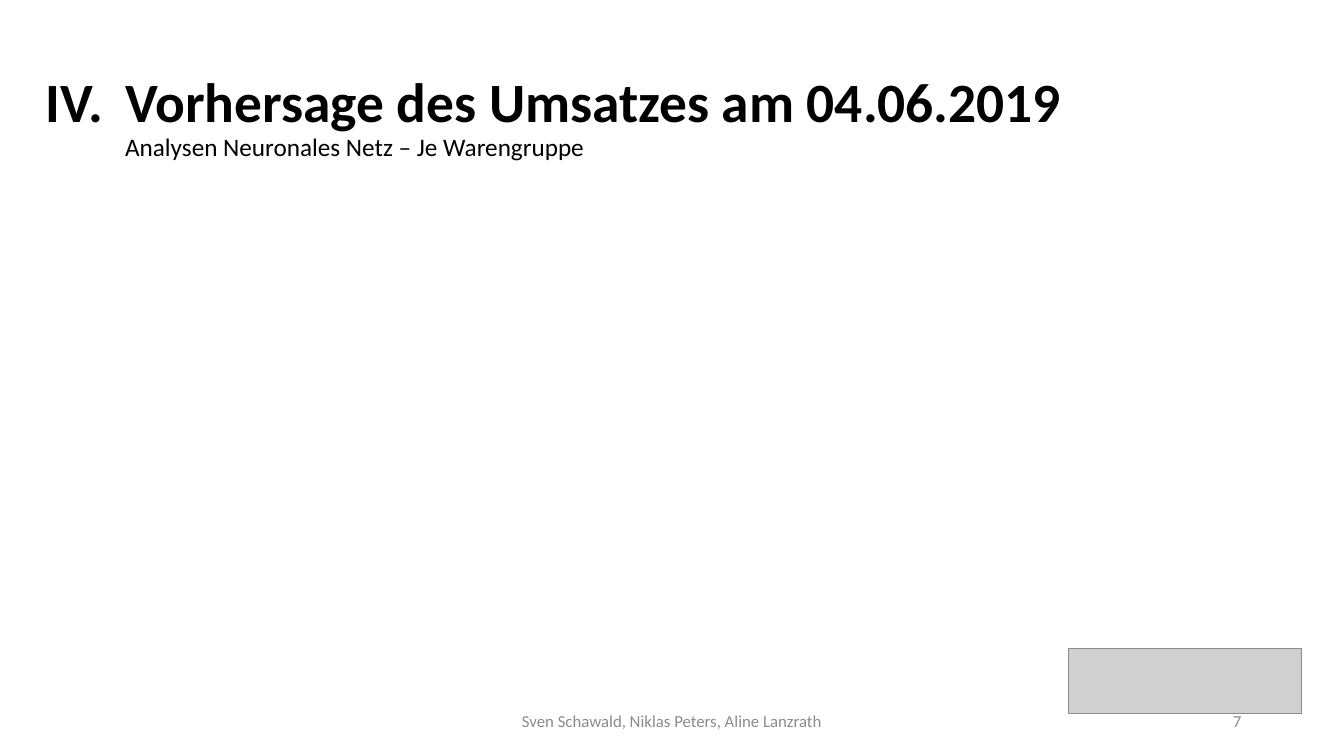
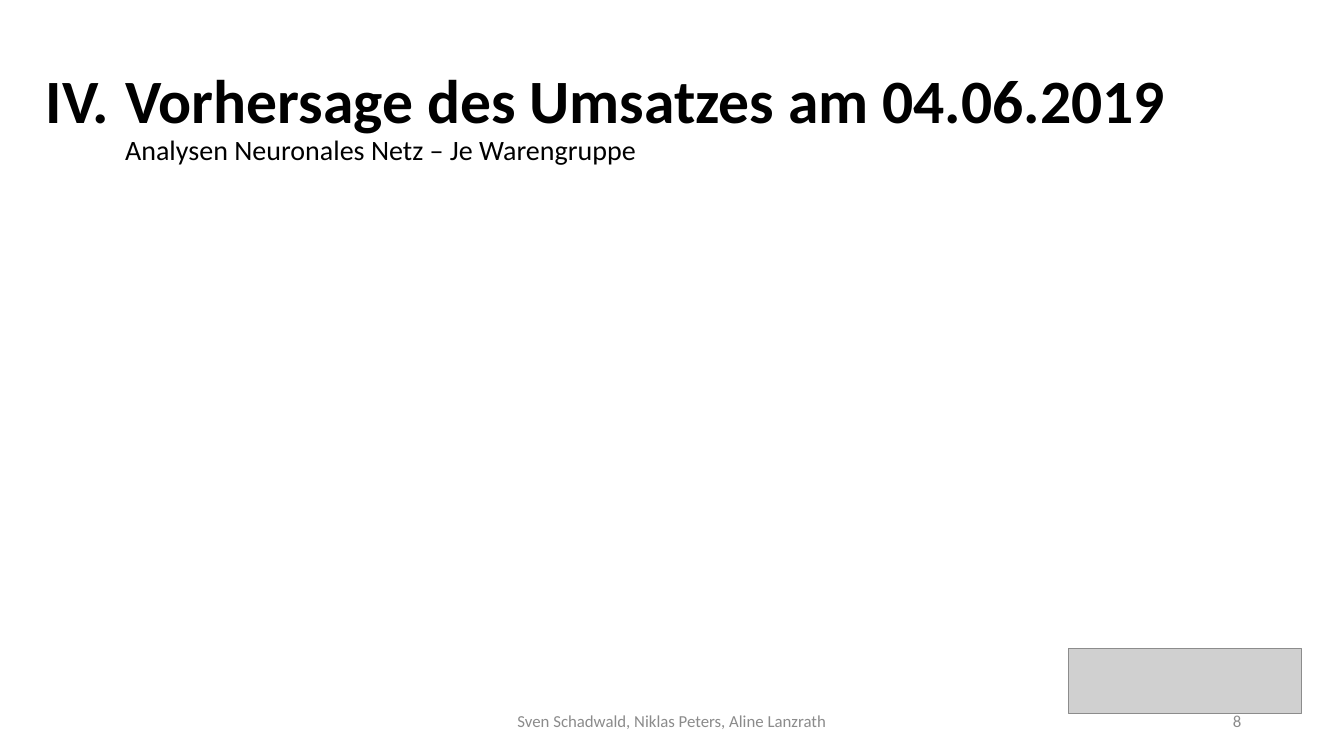
Before and after one commit to Nikiniksn/DataScience-Gruppe_02, a slide deck: slide 8 of Präsentation Gruppe 2.pptx (slide 7 before the commit). Drawn at 1344x756 pixels with LibreOffice and Linux fonts; fonts in the diff are those of the drawing; grey boxes stand for pictures. Boxes give left, top, right and bottom in pixels: in the first picture for what was removed or moved away, otherwise in the second. Text is boxed around its words. In the diff, an @@ line names an element or a change of style, - is before the commit and + after.

```diff
--- a/Präsentation Gruppe 2.pptx
+++ b/Präsentation Gruppe 2.pptx
@@ title "Vorhersage des Umsatzes am 04.06.2019 ..." at [125,79,1165,165]: size 39.6 to 44 pt in "Vorhersage des Umsatzes am 04.06.2019"; size 18 to 20 pt in "Analysen Neuronales Netz – Je Warengruppe" @@
@@ text at [517,715,826,729]: text changed @@
-Sven Schawald, Niklas Peters, Aline Lanzrath
+Sven Schadwald, Niklas Peters, Aline Lanzrath
@@ page number at [1233,715,1241,727]: text changed @@
-7
+8
```
Also in this commit, not shown: 6 other slides changed, 1 slide added, 2 other files.
